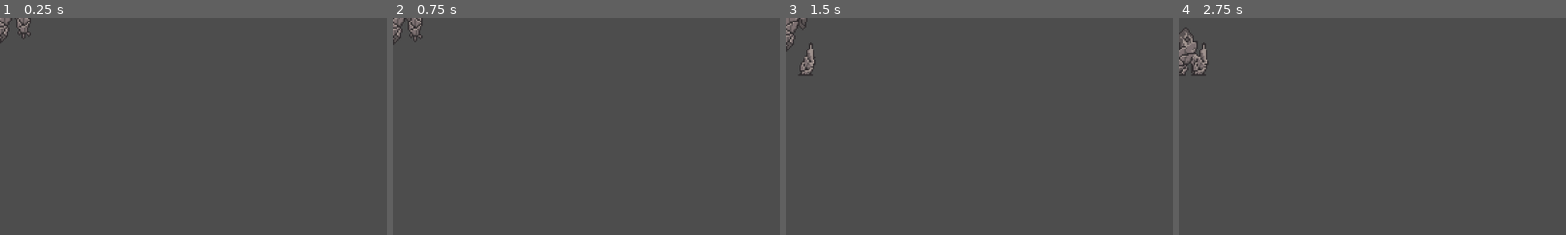
Above: before the commit, frames 1-4 (left to right).
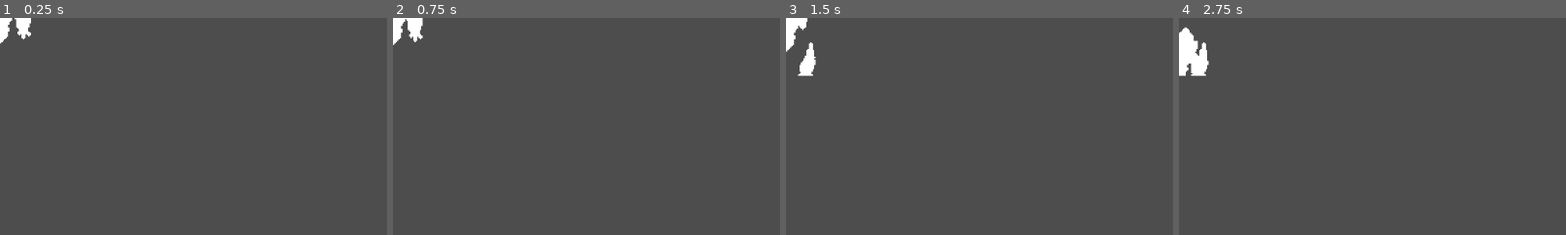
Above: after the commit, the same moments.

Repository: Robert-Riordan-UCD/GameDevJourney
Game: Godot game, scene res://Enemies/Boss/StoneGolem/stone_golem.tscn
Same seed, same stepped clock (60 frames per second), same inputs: the game is played once before the commit and once after it. This scene is started directly instead of the project's main scene.
Inputs (mouse positions are % of the whole screen's width and height, from its top left):
- Up to frame 1 (0.25 s): no input
- Up to frame 2 (0.75 s): tap Enter at 0.5 s; move the mouse to (72, 45) at 0.52 s; hold D (player_right) from 0.53 s (still down); hold Space (player_dash) from 0.53 s (still down)
- Up to frame 3 (1.5 s): move the mouse to (30, 55) at 1.27 s; release D (player_right) at 1.28 s; release Space (player_dash) at 1.28 s; hold S (player_down) from 1.28 s (still down); click (30, 55) at 1.35 s
- Up to frame 4 (2.75 s): move the mouse to (60, 28) at 2.02 s; release S (player_down) at 2.03 s; hold D (player_right) from 2.03 s (still down); hold Space (player_dash) from 2.03 s (still down)
The pictures show only the part of the screen within x 0-50%, y 0-50%; the shares and areas given below are measured in that part.

The runs differ from the first frame. In frame 1, 0.6% of the frame differs, in the area x 0-9%, y 0-13%; in frame 2, 0.6%; in frame 3, 0.9%; in frame 4, 1.3%, in the area x 0-8%, y 4-27%.
Error in both runs: Invalid access to property or key 'body_entered' on a base object of type 'Nil'. (res://Enemies/Boss/StoneGolem/PrePlayerEnter.gd:8)

Commit message:
Added hit flash to boss

Diff:
--- a/Rougelike_Bullethell_Dungeon_Crawler/Enemies/Boss/StoneGolem/stone_golem.gd
+++ b/Rougelike_Bullethell_Dungeon_Crawler/Enemies/Boss/StoneGolem/stone_golem.gd
@@ -2,12 +2,17 @@
 
 @onready var animated_sprite_2d: AnimatedSprite2D = $AnimatedSprite2D
 @onready var state_machine: Node2D = $StateMachine
+@onready var animation_player: AnimationPlayer = $AnimationPlayer
 
 func activate() -> void:
 	state_machine.change_state("Move")
 
+func _on_health_damaged() -> void:
+	animation_player.play("hit")
+
 func _on_health_died() -> void:
 	if _dying:return
+	_on_health_damaged()
 	_dying = true
 	died.emit()
 	await state_machine.change_state("Death")
--- a/Rougelike_Bullethell_Dungeon_Crawler/Enemies/Boss/StoneGolem/stone_golem.tscn
+++ b/Rougelike_Bullethell_Dungeon_Crawler/Enemies/Boss/StoneGolem/stone_golem.tscn
@@ -1,7 +1,8 @@
-[gd_scene load_steps=75 format=3 uid="uid://nrfgwah0docv"]
+[gd_scene load_steps=80 format=3 uid="uid://nrfgwah0docv"]
 
 [ext_resource type="Script" path="res://Enemies/Boss/StoneGolem/stone_golem.gd" id="1_36wpp"]
 [ext_resource type="Texture2D" uid="uid://ikcpxrwrne70" path="res://Enemies/Boss/StoneGolem/Character_sheet.png" id="1_uhvlh"]
+[ext_resource type="Shader" uid="uid://bbfxv1jut6xej" path="res://Utilites/hit_flash.tres" id="2_c1rhx"]
 [ext_resource type="Script" path="res://Utilites/Health/health.gd" id="3_epiqq"]
 [ext_resource type="Script" path="res://Utilites/Hurtbox.gd" id="3_tug5w"]
 [ext_resource type="Script" path="res://Enemies/Boss/StoneGolem/StoneGolemStateMachine.gd" id="7_kle3x"]
@@ -14,6 +15,11 @@
 [ext_resource type="Script" path="res://Enemies/Boss/StoneGolem/RangeAttack.gd" id="12_ne06x"]
 [ext_resource type="PackedScene" uid="uid://pvsuvpa1bj8f" path="res://Utilites/Health/health_bar.tscn" id="13_mfc10"]
 
+[sub_resource type="ShaderMaterial" id="ShaderMaterial_6mily"]
+shader = ExtResource("2_c1rhx")
+shader_parameter/Enabled = true
+shader_parameter/ColorParameter = Color(1, 1, 1, 1)
+
 [sub_resource type="AtlasTexture" id="AtlasTexture_uto7t"]
 atlas = ExtResource("1_uhvlh")
 region = Rect2(0, 700, 100, 100)
@@ -464,12 +470,50 @@
 [sub_resource type="CircleShape2D" id="CircleShape2D_70ci5"]
 radius = 24.0
 
+[sub_resource type="Animation" id="Animation_10awf"]
+resource_name = "hit"
+length = 0.2
+tracks/0/type = "value"
+tracks/0/imported = false
+tracks/0/enabled = true
+tracks/0/path = NodePath("AnimatedSprite2D:material:shader_parameter/Enabled")
+tracks/0/interp = 1
+tracks/0/loop_wrap = true
+tracks/0/keys = {
+"times": PackedFloat32Array(0, 0.2),
+"transitions": PackedFloat32Array(1, 1),
+"update": 1,
+"values": [true, false]
+}
+
+[sub_resource type="Animation" id="Animation_26p27"]
+length = 0.001
+tracks/0/type = "value"
+tracks/0/imported = false
+tracks/0/enabled = true
+tracks/0/path = NodePath("AnimatedSprite2D:material:shader_parameter/Enabled")
+tracks/0/interp = 1
+tracks/0/loop_wrap = true
+tracks/0/keys = {
+"times": PackedFloat32Array(0),
+"transitions": PackedFloat32Array(1),
+"update": 1,
+"values": [true]
+}
+
+[sub_resource type="AnimationLibrary" id="AnimationLibrary_as12j"]
+_data = {
+"RESET": SubResource("Animation_26p27"),
+"hit": SubResource("Animation_10awf")
+}
+
 [node name="StoneGolem" type="CharacterBody2D"]
 scale = Vector2(2, 2)
 script = ExtResource("1_36wpp")
 
 [node name="AnimatedSprite2D" type="AnimatedSprite2D" parent="."]
 texture_filter = 1
+material = SubResource("ShaderMaterial_6mily")
 sprite_frames = SubResource("SpriteFrames_aes7t")
 animation = &"ranged_attack"
 
@@ -522,6 +566,11 @@
 script = ExtResource("12_hj7yt")
 parent = NodePath("../..")
 
+[node name="AnimationPlayer" type="AnimationPlayer" parent="."]
+libraries = {
+"": SubResource("AnimationLibrary_as12j")
+}
+
 [node name="health_bar" parent="." node_paths=PackedStringArray("health") instance=ExtResource("13_mfc10")]
 offset_left = -25.0
 offset_top = -38.0
@@ -529,5 +578,6 @@
 offset_bottom = -33.0
 health = NodePath("../Health")
 
+[connection signal="damaged" from="Health" to="." method="_on_health_damaged"]
 [connection signal="died" from="Health" to="." method="_on_health_died"]
 [connection signal="done" from="StateMachine/RangeAttack/SweepBulletSpawner" to="StateMachine/RangeAttack" method="_on_sweep_bullet_spawner_done"]
